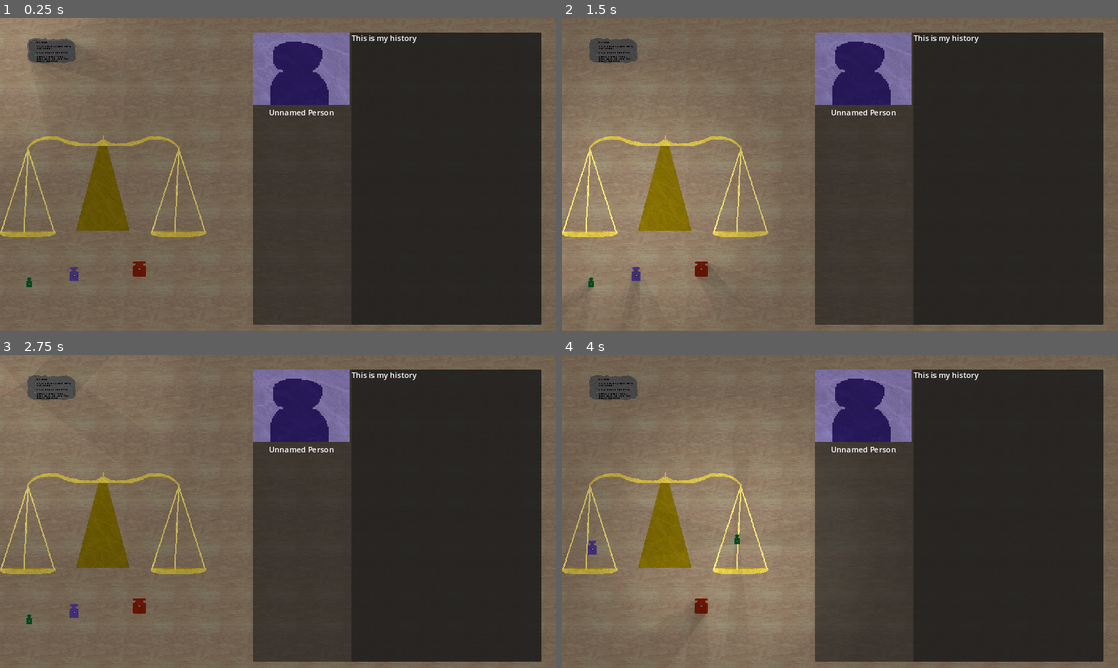
Above: before the commit, frames 1-4 (two rows, left to right).
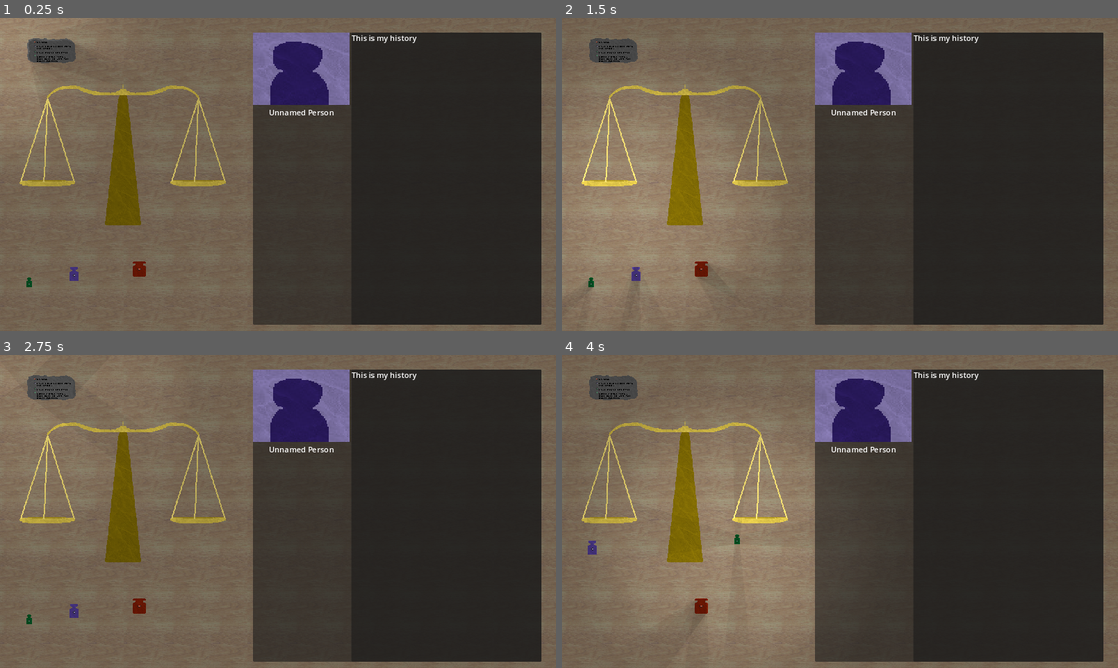
Above: after the commit, the same moments.

Repository: NicEastvillage/GMTKGameJam2024
Game: Godot game, scene res://scenes/main.tscn
Same seed, same stepped clock (60 frames per second), same inputs: the game is played once before the commit and once after it.
Inputs (mouse positions are in pixels of both pictures, inside the frame that each line leads up to):
- Up to frame 1 (0.25 s): no input
- Up to frame 2 (1.5 s): tap Enter at 0.5 s; drag from (734, 202) to (589, 208) at 0.52 s; tap Space at 1.25 s; drag from (589, 208) to (734, 202) at 1.27 s
- Up to frame 3 (2.75 s): tap Enter at 2 s; move the mouse to (50, 386) at 2.02 s; click (50, 386) at 2.17 s
- Up to frame 4 (4 s): tap Space at 2.75 s; drag from (634, 611) to (589, 545) at 2.77 s; tap Enter at 3.5 s; drag from (589, 621) to (734, 539) at 3.52 s

The runs differ from the first frame. In frame 1, 4.4% of the frame differs, in the area x 0-41%, y 21-70%; in frame 2, 4.4%; in frame 3, 4.4%; in frame 4, 4.4%.
Error in both runs: Attempt to call function '_on_dropped' in base 'null instance' on a null instance. (res://scripts/draggable.gd:27)

Commit message:
Make scale foot higher

Diff:
--- a/prefabs/scale.tscn
+++ b/prefabs/scale.tscn
@@ -9,7 +9,7 @@
 size = Vector2(134, 152)
 
 [node name="Scale" type="Sprite2D"]
-position = Vector2(557, 282)
+position = Vector2(0, -138)
 texture = ExtResource("1_ra2ej")
 script = ExtResource("2_a04jp")
 max_angle = 0.41
@@ -17,7 +17,7 @@
 sigmoid_factor = 3.5
 
 [node name="Arms" type="Sprite2D" parent="."]
-position = Vector2(1, -91)
+position = Vector2(0, -143)
 texture = ExtResource("3_pjbcb")
 
 [node name="Right" type="Area2D" parent="Arms"]
--- a/scenes/main.tscn
+++ b/scenes/main.tscn
@@ -48,7 +48,7 @@
 texture_scale = 2.44
 
 [node name="Scale" parent="." instance=ExtResource("3_5jcsy")]
-position = Vector2(213, 348)
+position = Vector2(255, 295)
 
 [node name="UI" type="Control" parent="."]
 custom_minimum_size = Vector2(10.135, 11.78)
Binary file changed: sprites/ScaleFoot.png
Not shown, changed: sprites/Scratchpad.xcf
